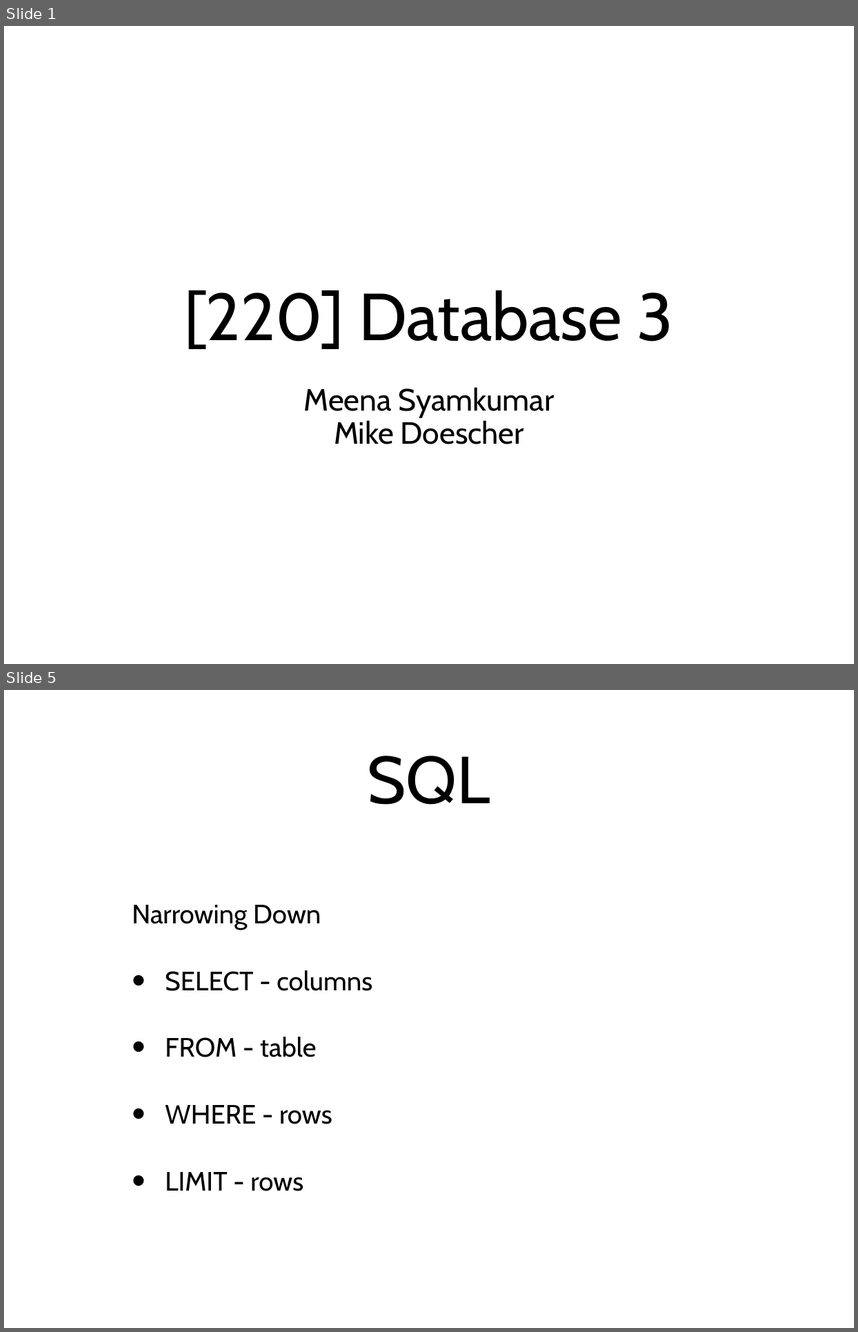
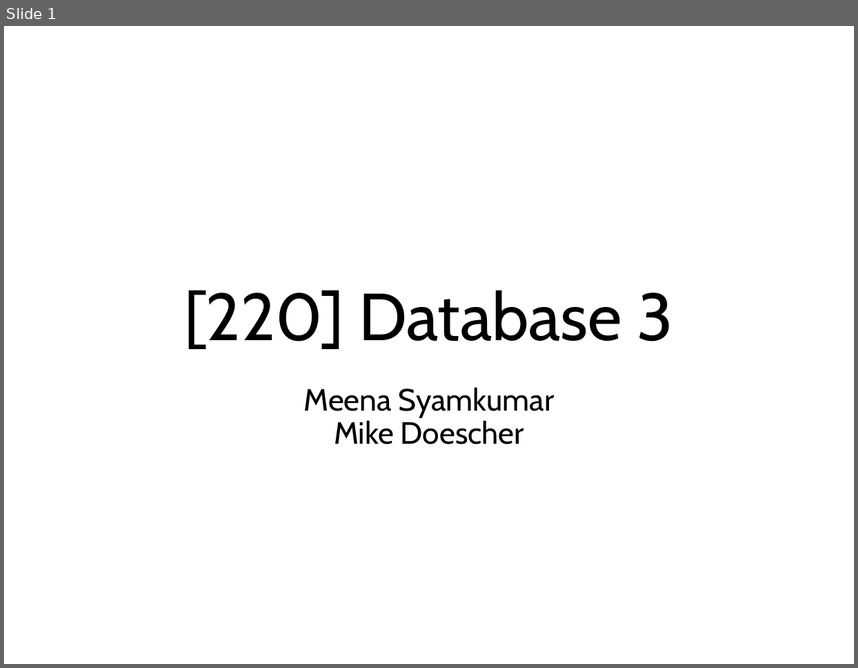
Before and after one commit to tylerharter/caraza-harter-com, a slide deck: tyler/meena/cs220/s20/materials/lec_37_S20.pptx. Shown one above the other, each under a label of ours: slides 1 and 5 before the commit, slide 1 after it; the slides between them are not shown. The pictures are 858x1332 and 858x668 pixels, drawn with LibreOffice and Linux fonts; fonts in the diff are those of the drawing. Boxes give left, top, right and bottom in pixels: in the first picture for what was removed or moved away, otherwise in the second. Text is boxed around its words. In the diff, an @@ line names an element or a change of style, - is before the commit and + after.

```diff
--- a/tyler/meena/cs220/s20/materials/lec_37_S20.pptx
+++ b/tyler/meena/cs220/s20/materials/lec_37_S20.pptx
@@ slide 5 removed at bbox=[4, 690, 854, 1328], background #FFFFFF @@
@@ title removed at bbox=[368, 756, 490, 805] @@
-SQL
@@ text removed at bbox=[132, 905, 372, 1191] @@
-Narrowing Down
-• SELECT - columns
-• FROM - table
-• WHERE - rows
-• LIMIT - rows
```
Also in this commit, not shown: 1 slide changed, 9 slides added, 4 other slides removed, 6 other files.
